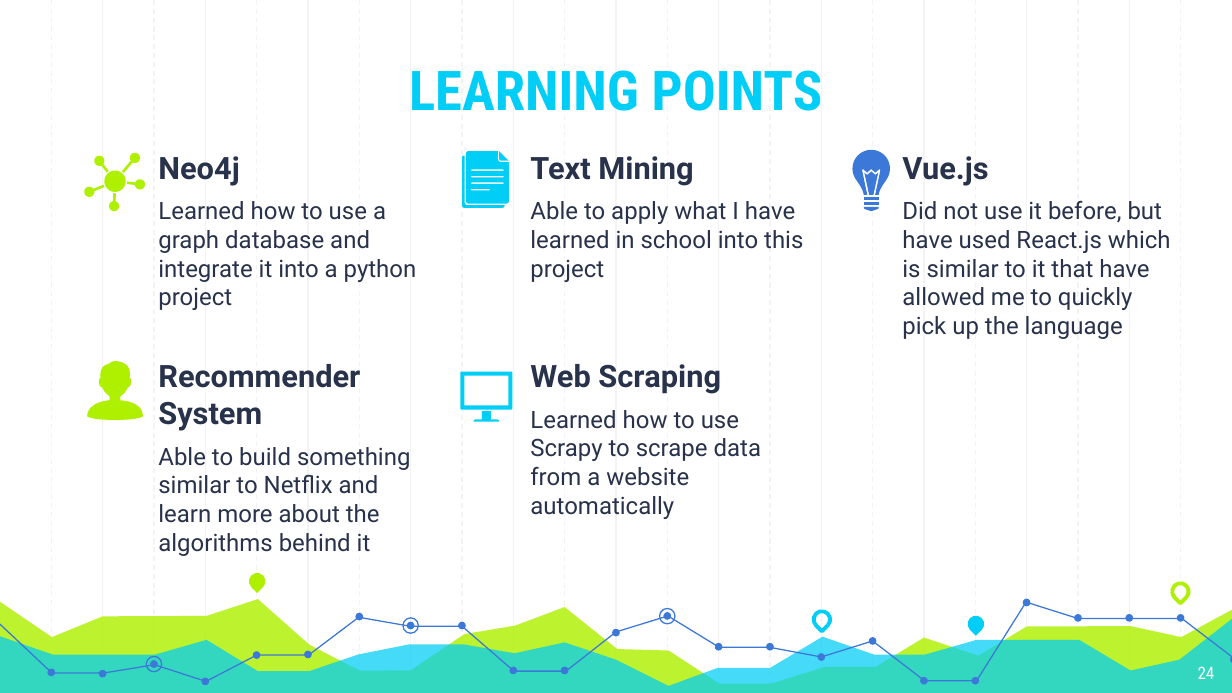
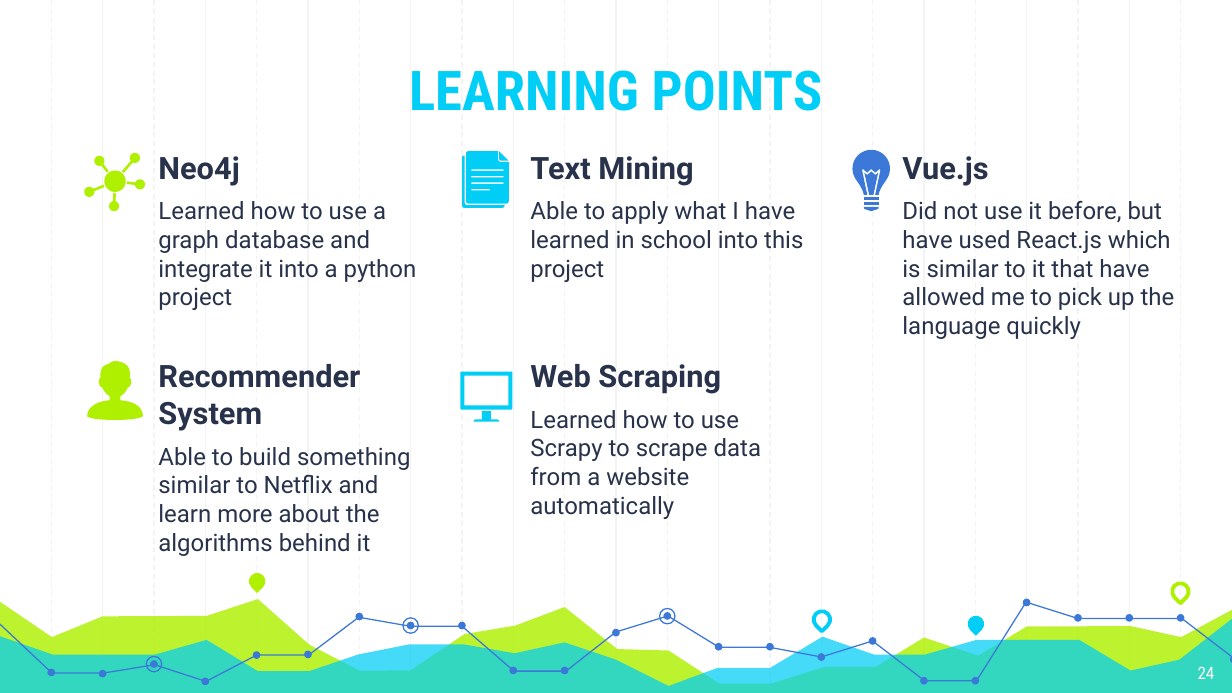
Before and after one commit to Andyayk/app, a slide deck: slide 24 of Graph Based Search Version 2.pptx. Drawn at 1232x693 pixels with LibreOffice and Linux fonts; fonts in the diff are those of the drawing. Boxes give left, top, right and bottom in pixels: in the first picture for what was removed or moved away, otherwise in the second. Text is boxed around its words. In the diff, an @@ line names an element or a change of style, - is before the commit and + after.

Commit message:
- update presentation

```diff
--- a/Graph Based Search Version 2.pptx
+++ b/Graph Based Search Version 2.pptx
@@ text at (902, 200, 1175, 310): text changed @@
-Did not use it before, but have used React.js which is similar to it that have allowed me to quickly pick up the language
+Did not use it before, but have used React.js which is similar to it that have allowed me to pick up the language quickly
```
